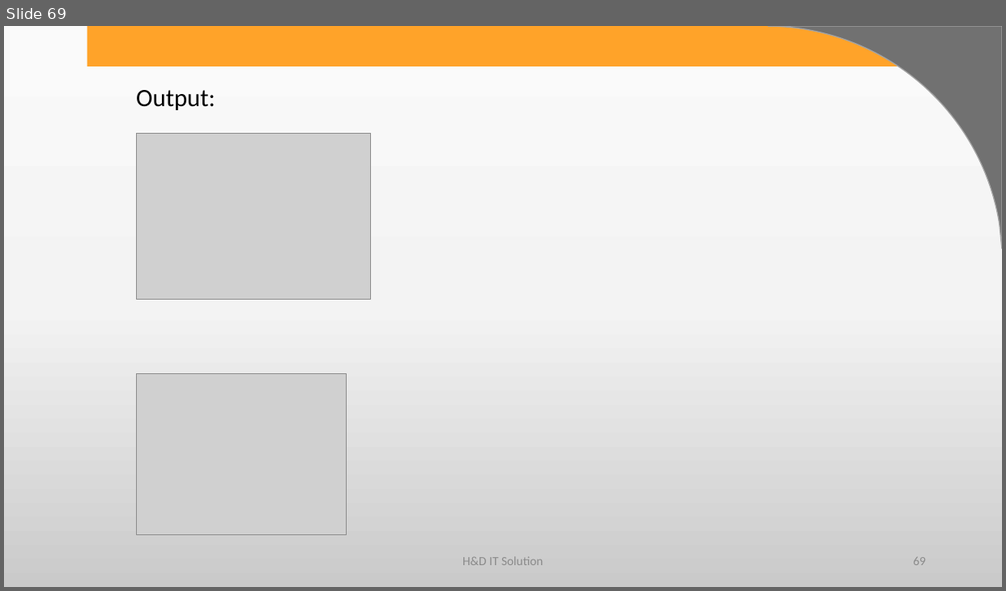
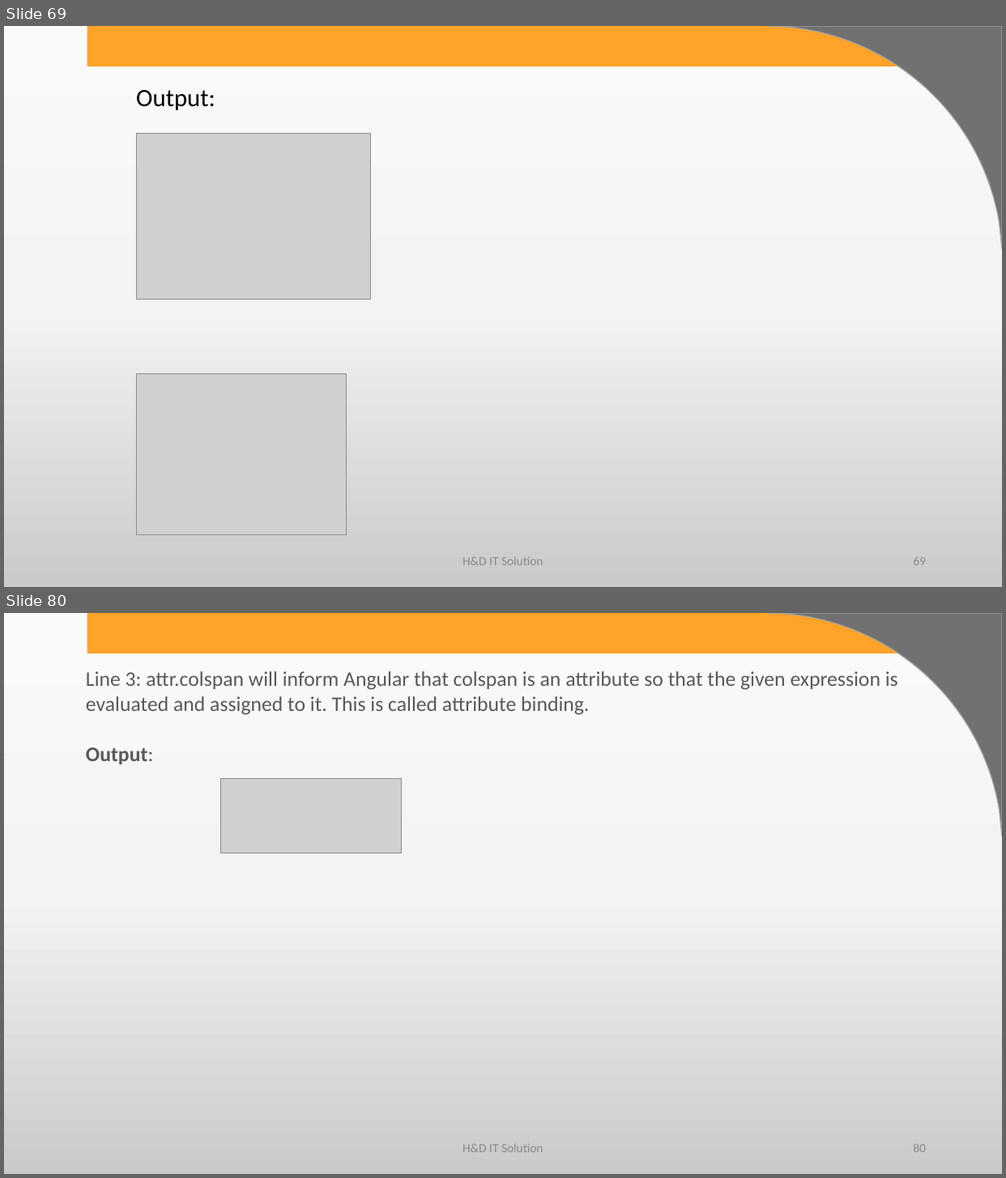
Before and after one commit to harshadasawant/infiniteAngular, a slide deck: ppt/ANGULAR.pptx. Shown one above the other, each under a label of ours: slide 69 before the commit, slides 69 and 80 after it; the slides between them are not shown. The pictures are 1006x591 and 1006x1178 pixels, drawn with LibreOffice and Linux fonts; fonts in the diff are those of the drawing; grey boxes stand for pictures; background and template pictures are left out. Boxes give left, top, right and bottom in pixels: in the first picture for what was removed or moved away, otherwise in the second. Text is boxed around its words. In the diff, an @@ line names an element or a change of style, - is before the commit and + after.

Commit message:
2 way binding attribute and style binding

```diff
--- a/ppt/ANGULAR.pptx
+++ b/ppt/ANGULAR.pptx
@@ slide 80 added at [4, 613, 1002, 1174], background gradient #FBFBFB to #F4F4F4 to #CBCBCB; not listed: 2 template elements that a slide beside it also shows @@
@@ text added at [86, 671, 898, 764], 20 pt, text #595959 @@
+Line 3: attr.colspan will inform Angular that colspan is an attribute so that the given expression is evaluated and assigned to it. This is called attribute binding.
+Output:
@@ picture added at [221, 778, 402, 854] @@
@@ text added at [462, 1144, 543, 1152], 12 pt, text #8C8C8C @@
+H&D IT Solution
@@ page number added at [913, 1144, 926, 1152], 12 pt, text #8C8C8C @@
+80
```
Also in this commit, not shown: 37 other slides added, 6 other files.
